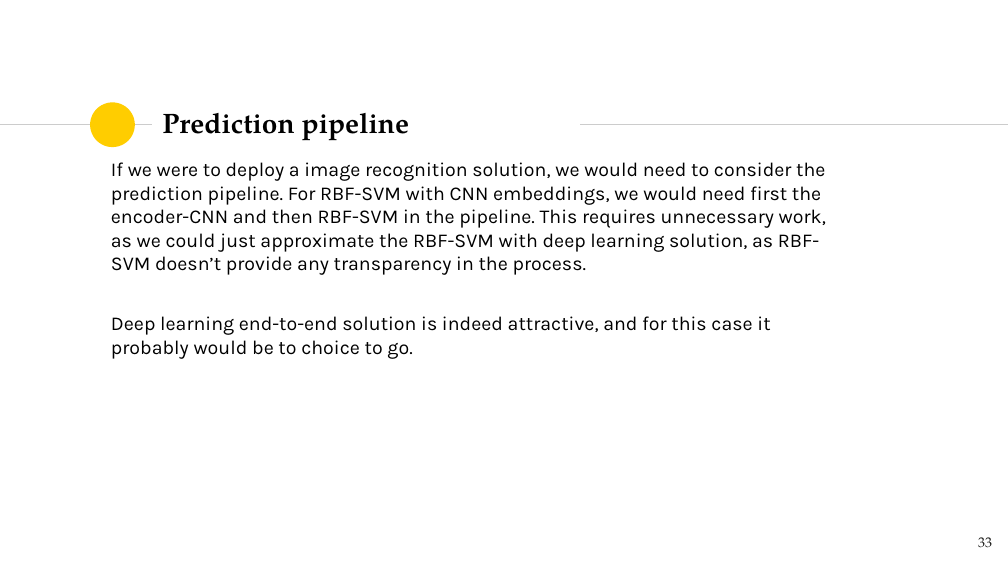
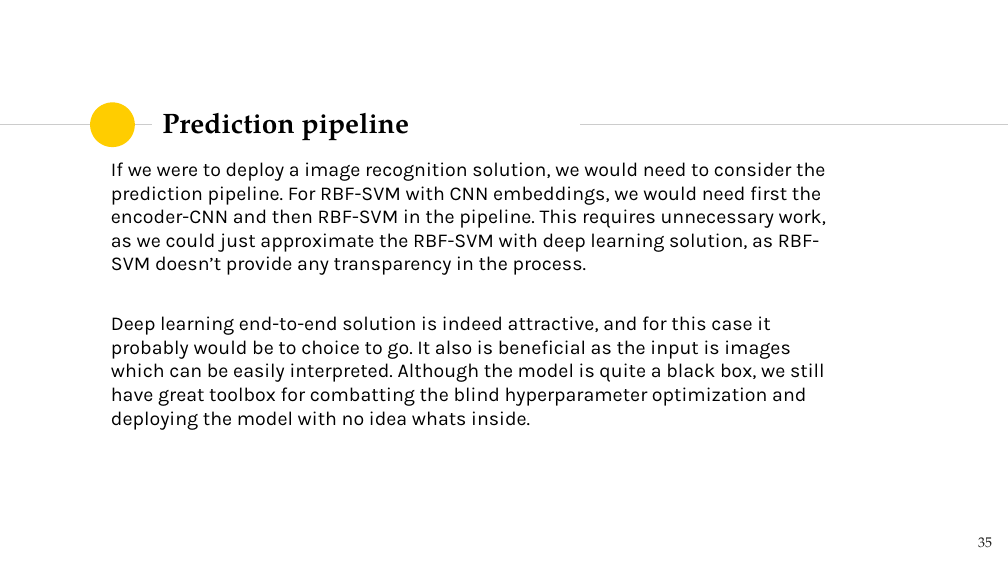
Before and after one commit to TeemuSo/Loop-Q-prize, a slide deck: slide 35 of reports/Emotion recognition - LoopQPrize.pptx (slide 33 before the commit). Drawn at 1008x567 pixels with LibreOffice and Linux fonts; fonts in the diff are those of the drawing. Boxes give left, top, right and bottom in pixels: in the first picture for what was removed or moved away, otherwise in the second. Text is boxed around its words. In the diff, an @@ line names an element or a change of style, - is before the commit and + after.

```diff
--- a/reports/Emotion recognition - LoopQPrize.pptx
+++ b/reports/Emotion recognition - LoopQPrize.pptx
@@ text at box(111, 316, 825, 430): text changed @@
-Deep learning end-to-end solution is indeed attractive, and for this case it probably would be to choice to go.
+Deep learning end-to-end solution is indeed attractive, and for this case it probably would be to choice to go. It also is beneficial as the input is images which can be easily interpreted. Although the model is quite a black box, we still have great toolbox for combatting the blind hyperparameter optimization and deploying the model with no idea whats inside.
@@ page number at box(978, 537, 992, 548): text changed @@
-33
+35
```
Also in this commit, not shown: 14 other slides changed, 4 slides added, 3 slides removed, 7 other files.
